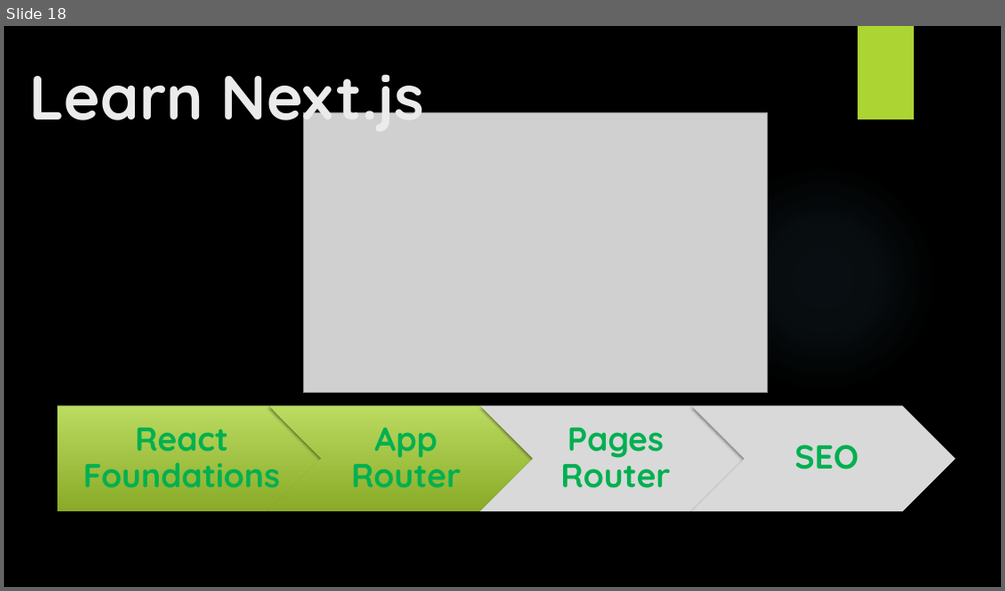
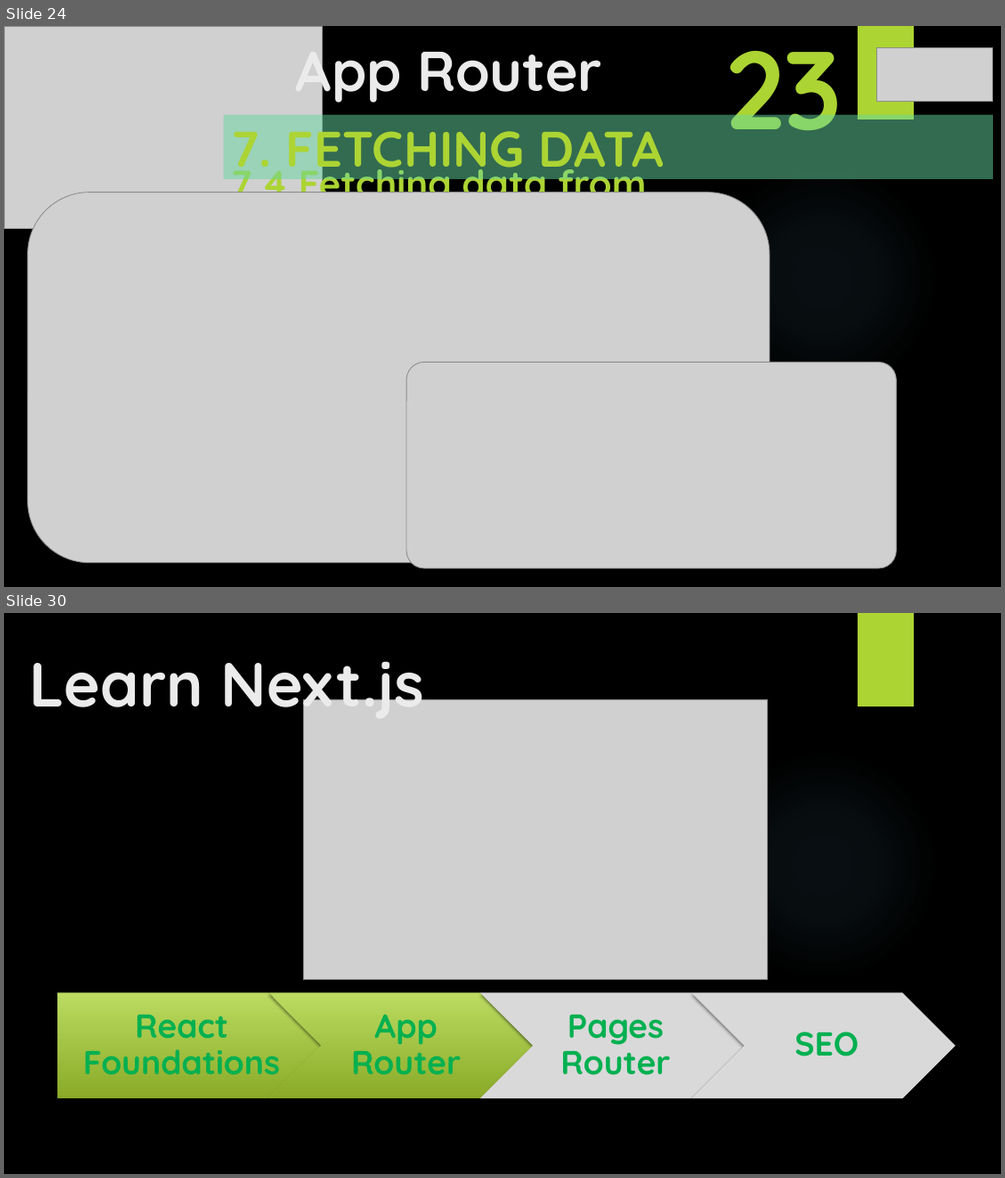
Before and after one commit to yasenstar/learn_javascript, a slide deck: learn_nextjs/2_App_Router/App_Router.pptx. Shown one above the other, each under a label of ours: slide 18 before the commit, slides 24 and 30 after it; the slides between them are not shown. The pictures are 1005x591 and 1005x1178 pixels, drawn with LibreOffice and Linux fonts; fonts in the diff are those of the drawing; grey boxes stand for pictures; background and template pictures are left out. Boxes give left, top, right and bottom in pixels: in the first picture for what was removed or moved away, otherwise in the second. Text is boxed around its words. In the diff, an @@ line names an element or a change of style, - is before the commit and + after.

```diff
--- a/learn_nextjs/2_App_Router/App_Router.pptx
+++ b/learn_nextjs/2_App_Router/App_Router.pptx
@@ slide 24 added at [4, 26, 1001, 587], background picture (left out); not listed: 2 template elements that a slide beside it also shows @@
@@ picture added at [4, 26, 323, 229] @@
@@ title added at [296, 33, 602, 106], 54 pt, text #EBEBEB, bold @@
+App Router
@@ text added at [725, 26, 841, 130], 106.4 pt, text #ACD433, bold @@
+23
@@ picture added at [877, 48, 993, 102] @@
@@ subtitle added at [224, 115, 994, 179], fill #65D6A0 at 50% opacity, 48 pt, text #ACD433, bold @@
+7. FETCHING DATA
@@ text added at [231, 159, 646, 207], 36 pt, text #ACD433, bold @@
+7.4 Fetching data from <LatestInvoices />
@@ picture added at [28, 192, 769, 562] @@
@@ picture added at [406, 362, 896, 568] @@
@@ what was slide 18 is now slide 30 @@
```
Also in this commit, not shown: 11 other slides added, 2 other files.
